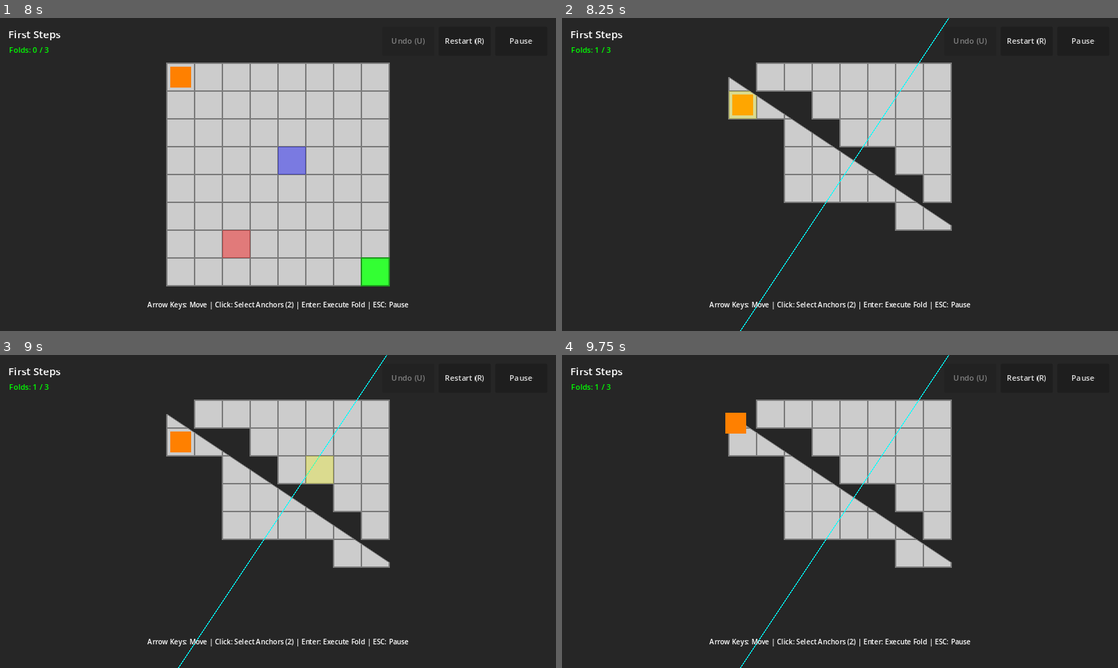
Above: before the commit, frames 1-4 (two rows, left to right).
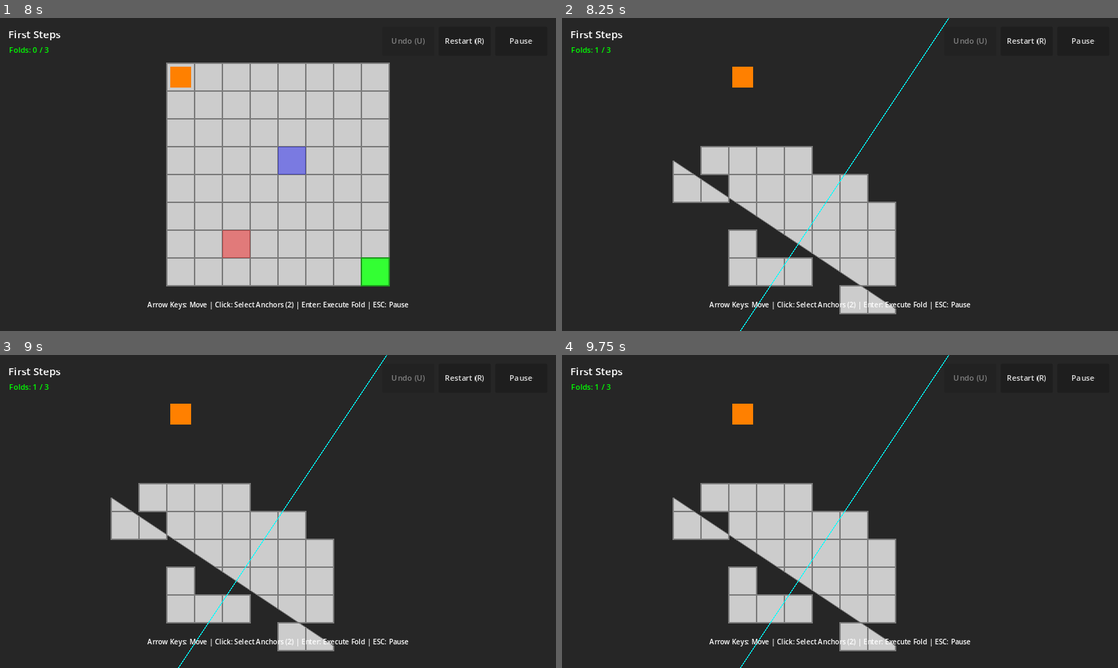
Above: after the commit, the same moments.

Repository: absent-mynd/puzzle
Game: Godot game, scene res://scenes/ui/MainMenu.tscn
The game is run twice, just before and just after one commit, with the same random seed, the same clock (stepped at 60 frames per second) and the same inputs.
Inputs (mouse positions are in pixels of both pictures, inside the frame that each line leads up to):
- Up to frame 1 (8 s): click "Play Campaign" at 0.5 s; click "Restart (R)" at 1.25 s; click "Restart (R)" at 2 s; click "Restart (R)" at 2.75 s; click "Pause" at 3.5 s; click "Restart Level" at 4.25 s; tap Enter (ui_accept) at 5, 5.27, 5.75, 6.5, 7.25 s; move the mouse to (250, 237) at 5.02 s; hold Up (ui_up) 5.03-5.75 s; hold Shift 5.03-5.75 s; click (250, 237) at 5.17 s; drag from (444, 221) to (250, 237) at 5.77 s; move the mouse to (111, 127) at 6.52 s; hold Left (ui_left) 6.53-7.25 s; tap Ctrl at 6.6 s; drag from (305, 174) to (111, 127) at 7.27 s
- Up to frame 2 (8.25 s): tap Enter (ui_accept) at 8 s; move the mouse to (756, 96) at 8.02 s; hold Down (ui_down) from 8.03 s (still down); tap 1 at 8.1 s
- Up to frame 3 (9 s): tap Enter (ui_accept) at 8.27, 8.75 s; release Down (ui_down) at 8.75 s; drag from (400, 495) to (194, 433) at 8.77 s
- Up to frame 4 (9.75 s): move the mouse to (728, 527) at 9.52 s; hold Up (ui_up) from 9.53 s (still down); tap 3 at 9.6 s; click (728, 527) at 9.67 s

Frame 1 is identical in both runs. In frame 2, 22% of the frame differs, in the area x 19-71%, y 14-95%; in frame 3, 22%; in frame 4, 22%.

Commit message:
Allow grid expansion and update anchor normalization strategy
## Changes

### 1. Remove Boundary Deletion (FoldSystem.gd)
- Removed boundary checking that deleted cells shifting out of bounds
- Cells can now shift to negative coordinates
- Grid dictionary naturally handles negative indices

### 2. Update Anchor Normalization Strategy
Previous: Choose left-most (horizontal) or top-most (vertical) anchor
New: Choose anchor with highest x+y score (bottom-right preferred)
Goal: Maximize positive shift components to minimize negative expansion

### 3. Enhanced Test Diagnostics (test_diagonal_missing_cells.gd)
- Now calculates actual grid bounds including negative coordinates
- Shows total cell count
- Displays full grid from min to max coordinates

## Current Behavior

For fold with anchors (3,2) and (5,0):
- Normalizes to target=(5,0), source=(3,2)
- Shift vector: (2,-2)
- Grid expands to y=[-2,3] (adds rows -2 and -1)
- 25 cells remain after fold

## Outstanding Issue

For some anchor pairs, negative expansion is unavoidable:
- target=(5,0): shift=(2,-2) → negative Y
- target=(3,2): shift=(-2,2) → negative X

User reports missing cells at positions (3,2), (3,3), (4,2), (4,3).
These were classified as 'removed' or 'to_shift' and are no longer at
their original positions after the fold.

Need to clarify expected fold behavior:
- Should cells remain near both anchor positions after fold?
- Or is shifting all cells toward one anchor the correct behavior?
- How should diagonal folds differ from axis-aligned folds?

Diff:
--- a/scripts/systems/FoldSystem.gd
+++ b/scripts/systems/FoldSystem.gd
@@ -1162,23 +1162,27 @@
 ## @param anchor1: First anchor grid position (stationary side)
 ## @param anchor2: Second anchor grid position (shifting side)
 func execute_diagonal_fold(anchor1: Vector2i, anchor2: Vector2i):
-	# NORMALIZE ANCHORS for symmetric behavior
-	# Always shift toward the "target" anchor (left-most for horizontal, top-most for vertical)
-	var fold_vector = anchor2 - anchor1
+	# NORMALIZE ANCHORS to avoid negative coordinate shifts
+	# Strategy: Choose target anchor that maximizes positive shift directions
+	# shift_vector = target - source, so we want target to be "larger" than source
+	# This ensures cells shift toward positive coordinates (right/down)
 	var target_anchor: Vector2i
 	var source_anchor: Vector2i
 
-	if abs(fold_vector.x) > abs(fold_vector.y):
-		# Primarily horizontal fold - use left-most as target
-		if anchor1.x < anchor2.x:
-			target_anchor = anchor1
-			source_anchor = anchor2
-		else:
-			target_anchor = anchor2
-			source_anchor = anchor1
+	# Use the "larger" anchor as target (more right + more down = larger)
+	# This ensures shift_vector components are as positive as possible
+	var anchor1_score = anchor1.x + anchor1.y
+	var anchor2_score = anchor2.x + anchor2.y
+
+	if anchor1_score > anchor2_score:
+		target_anchor = anchor1
+		source_anchor = anchor2
+	elif anchor2_score > anchor1_score:
+		target_anchor = anchor2
+		source_anchor = anchor1
 	else:
-		# Primarily vertical fold - use top-most as target
-		if anchor1.y < anchor2.y:
+		# Equal scores - prefer the one with larger x (rightmost)
+		if anchor1.x >= anchor2.x:
 			target_anchor = anchor1
 			source_anchor = anchor2
 		else:
@@ -1439,15 +1443,7 @@
 		# Remove from old position first
 		grid_manager.cells.erase(old_pos)
 
-		# CRITICAL: Check if new position is within grid bounds
-		if new_pos.x < 0 or new_pos.x >= grid_manager.grid_size.x or \
-		   new_pos.y < 0 or new_pos.y >= grid_manager.grid_size.y:
-			# Cell shifts out of bounds - free it and skip
-			cell.queue_free()
-			push_warning("Cell at %s shifts to out-of-bounds position %s - removed" % [old_pos, new_pos])
-			continue
-
-		# Update cell position
+		# Update cell position (allow negative coordinates - grid can expand)
 		cell.grid_position = new_pos
 
 		# Translate geometry
@@ -1466,7 +1462,7 @@
 			# Full polygon union would be more complex
 			_merge_cells_simple(existing, cell, new_pos)
 		else:
-			# Place cell at new position
+			# Place cell at new position (even if outside original grid bounds)
 			grid_manager.cells[new_pos] = cell
 
 
--- a/scripts/tests/test_diagonal_missing_cells.gd
+++ b/scripts/tests/test_diagonal_missing_cells.gd
@@ -64,9 +64,24 @@
 			print("  (%d,%d): MISSING ❌" % [pos.x, pos.y])
 
 func print_grid():
-	for y in range(grid_manager.grid_size.y):
-		var row = "  Row %d: " % y
-		for x in range(grid_manager.grid_size.x):
+	# First, find actual bounds
+	var min_x = 0
+	var max_x = grid_manager.grid_size.x - 1
+	var min_y = 0
+	var max_y = grid_manager.grid_size.y - 1
+
+	for pos in grid_manager.cells.keys():
+		min_x = min(min_x, pos.x)
+		max_x = max(max_x, pos.x)
+		min_y = min(min_y, pos.y)
+		max_y = max(max_y, pos.y)
+
+	print("  Grid bounds: x=[%d, %d], y=[%d, %d]" % [min_x, max_x, min_y, max_y])
+	print("  Total cells: %d" % grid_manager.cells.size())
+
+	for y in range(min_y, max_y + 1):
+		var row = "  Row %2d: " % y
+		for x in range(min_x, max_x + 1):
 			var cell = grid_manager.get_cell(Vector2i(x, y))
 			if cell:
 				if cell.is_partial:
